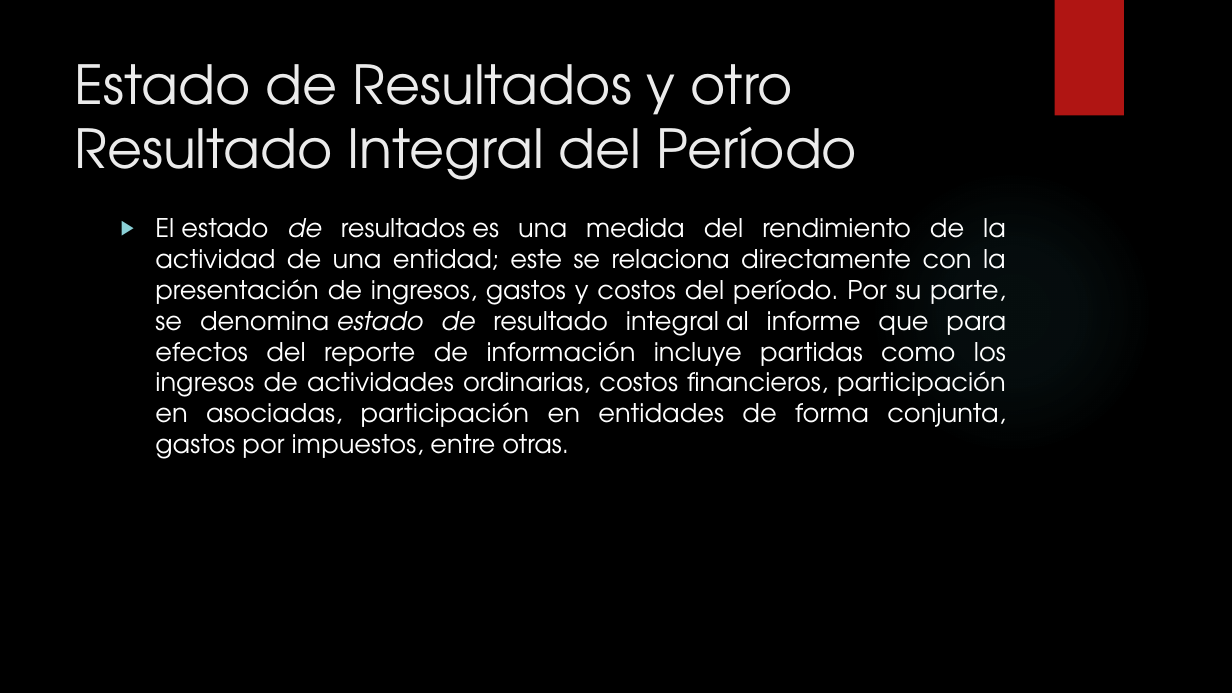
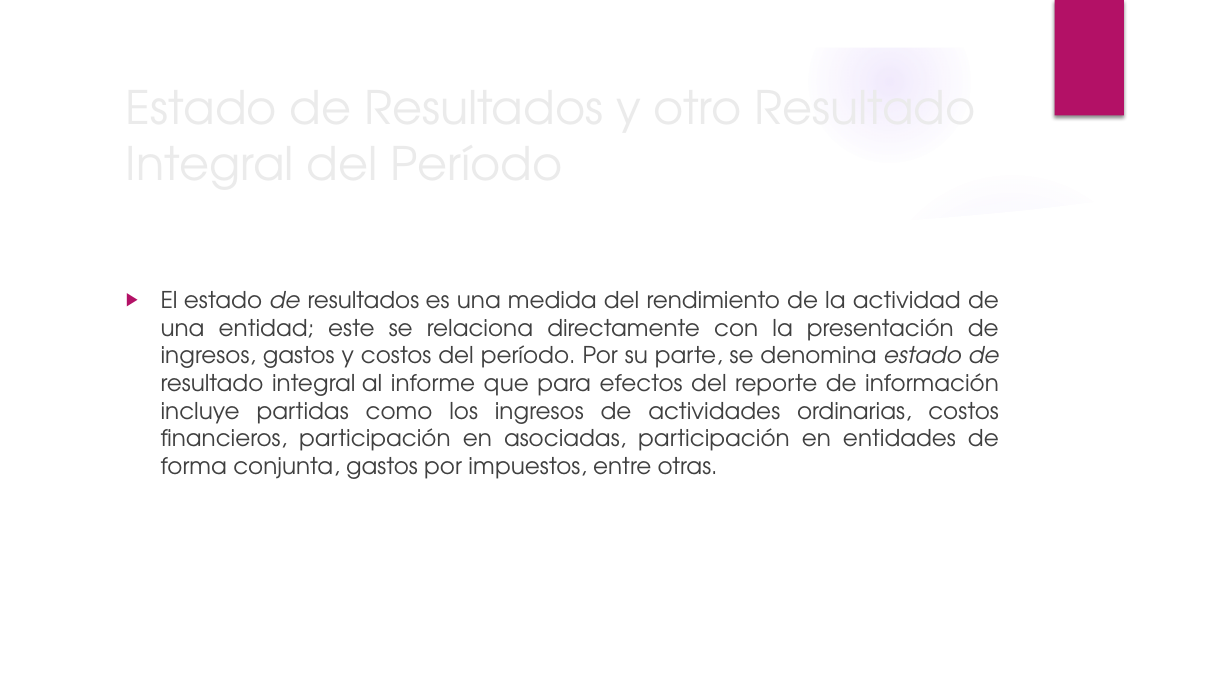
Before and after one commit to JesusEscalante/Estados_Financieros, a slide deck: slide 7 of Estados financieros.pptx. Drawn at 1232x693 pixels with LibreOffice and Linux fonts; fonts in the diff are those of the drawing; background and template pictures are left out. Boxes give left, top, right and bottom in pixels: in the first picture for what was removed or moved away, otherwise in the second. Text is boxed around its words. In the diff, an @@ line names an element or a change of style, - is before the commit and + after.

```diff
--- a/Estados financieros.pptx
+++ b/Estados financieros.pptx
@@ group added at bbox=[0, 0, 1232, 693]: 4 ellipses, 3 freeform shapes @@
@@ rectangle at bbox=[1055, 0, 1124, 116]: fill #B01513 to #B31166 @@
@@ title "Estado de Resultados y otro ...": place and size @@
-title "Estado de Resultados y otro ..." at bbox=[75, 64, 858, 180]
+title "Estado de Resultados y otro ..." at bbox=[116, 98, 1002, 169]
@@ title "Estado de Resultados y otro ..." at bbox=[116, 98, 1002, 169]: size 42 to 36 pt; vertical alignment top to middle @@
@@ ellipse at bbox=[870, 169, 1154, 454]: fill gradient #50B9C1 to gradient #9B6BF2 @@
@@ text "El estado de resultados es ...": place and size @@
-text "El estado de resultados es ..." at bbox=[155, 218, 1006, 459]
+text "El estado de resultados es ..." at bbox=[161, 291, 999, 479]
@@ text "El estado de resultados es ..." at bbox=[161, 291, 999, 479]: size 20 to 18 pt, text colour #FFFFFF to #404040; bullet colour #8AD0D6 to #B31166 @@
```
Also in this commit, not shown: 11 other slides changed.
